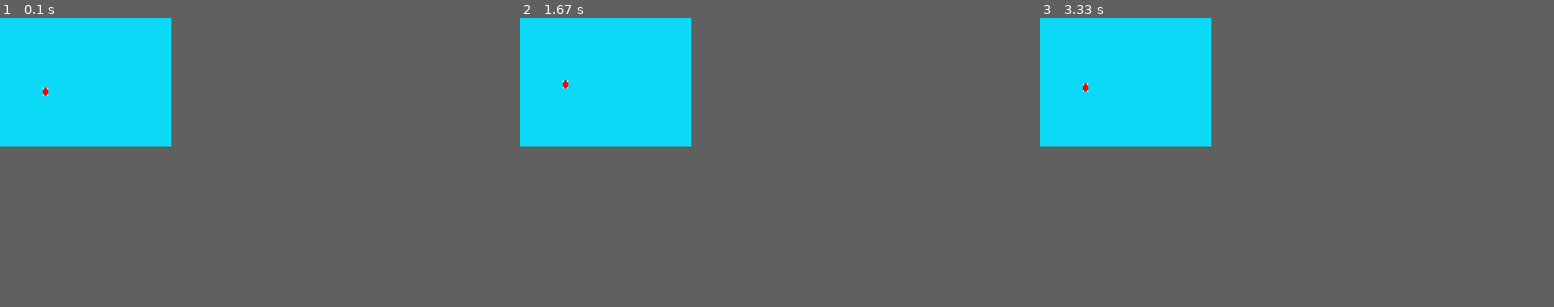
Above: before the commit, frames 1-3 (left to right).
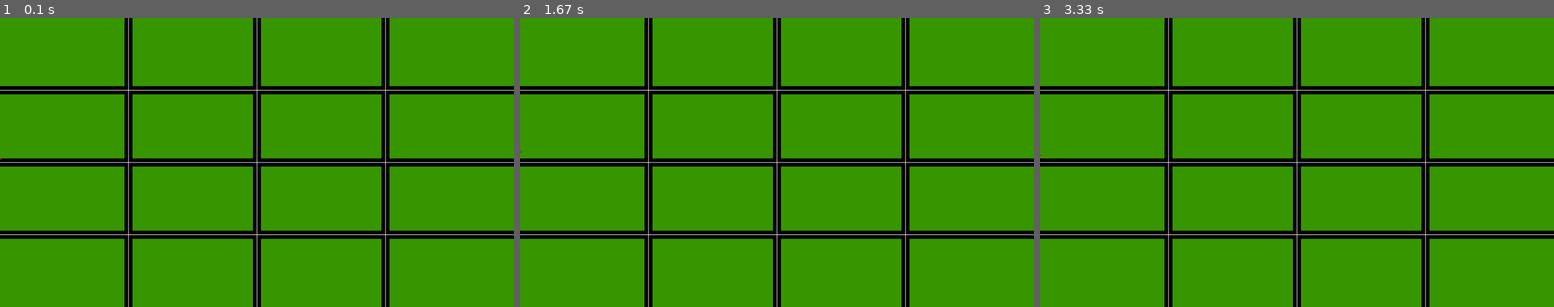
Above: after the commit, the same moments.

Repository: pranav244872/learning_pygame
Game: pygame game, started from basics.py
Two runs of this game, one before a commit and one after it. Both use one fixed random seed, a clock stepped at 60 frames per second and the inputs below.
Inputs:
- Up to frame 1 (0.1 s): no input
- Up to frame 2 (1.67 s): hold Up 0.33-0.8 s; hold Down 0.83-1.13 s; hold Up 1.17-1.53 s; hold Down from 1.57 s (still down)
- Up to frame 3 (3.33 s): release Down at 1.93 s; hold Up 1.97-2.27 s; hold Down 2.3-2.6 s; hold Up 2.63-3 s; hold Down from 3.03 s (still down)
In our replay, the window is 300x225 before the commit and 900x506 after it. These sizes can differ from the game's own. Grey fills any space a smaller window leaves; there, only what the larger window draws over its background counts as a difference.

The runs differ from the first frame. In frame 1, 26% of the frame differs, in the area x 0-100%, y 0-100%; in frame 2, 26%; in frame 3, 26%.

Commit message:
simulation bg and car

Diff:
--- a/basics.py
+++ b/basics.py
@@ -4,15 +4,16 @@
     def __init__(self):
         pygame.init()
         pygame.display.set_caption('traffic')
-        self.screen = pygame.display.set_mode((640, 480))
+        self.screen = pygame.display.set_mode((1920, 1080))
+        self.background_image = pygame.image.load("bg.png")
         self.clock = pygame.time.Clock()
-        self.img = pygame.image.load('obj.png')
-        self.img_pos = [160,260]
+        self.img = pygame.image.load('car.png')
+        self.img_pos = [1,526]
         self.movement = [False,False]
     def run(self):
         while True:
             #Refreshing screen after each frame
-            self.screen.fill((14, 219, 248))
+            self.screen.blit(self.background_image, (0,0))
 
             #Converting the boolean values to integers true = 1 and moving the image 1px at a time
             self.img_pos[1] += self.movement[1] - self.movement[0]
Not shown, changed: README.md
Renamed: New Project.png -> car.png
